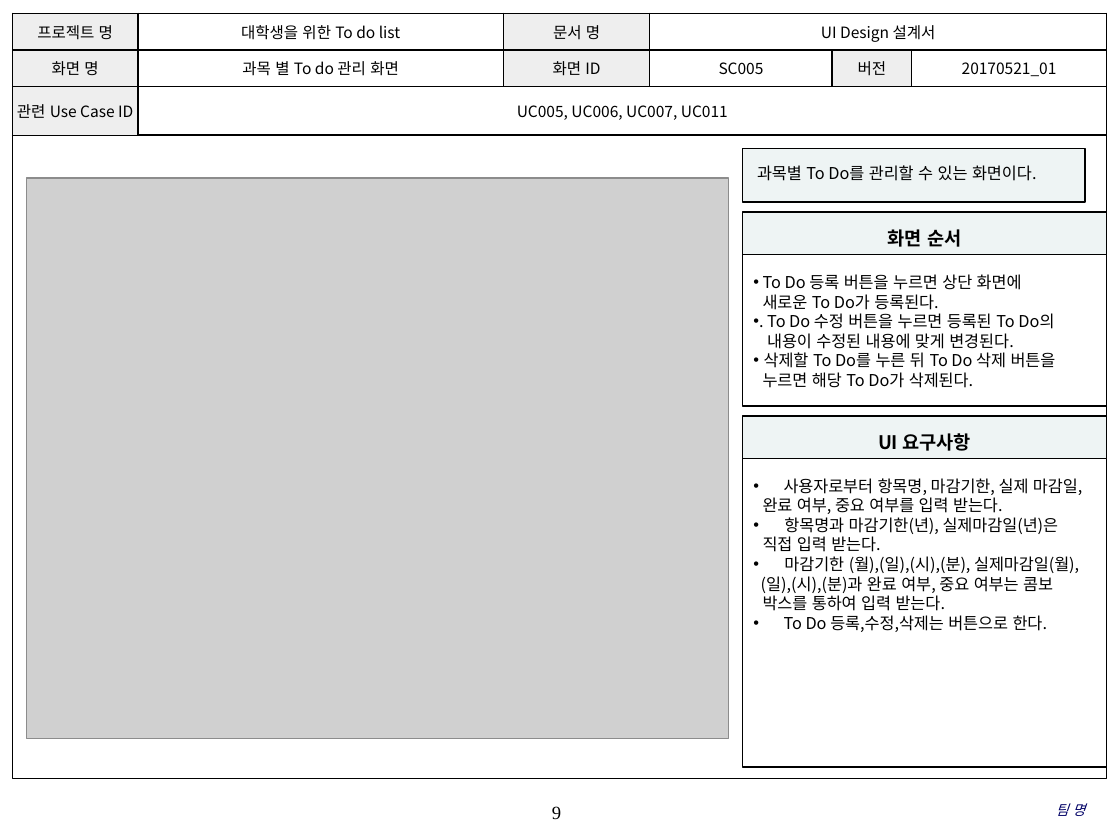
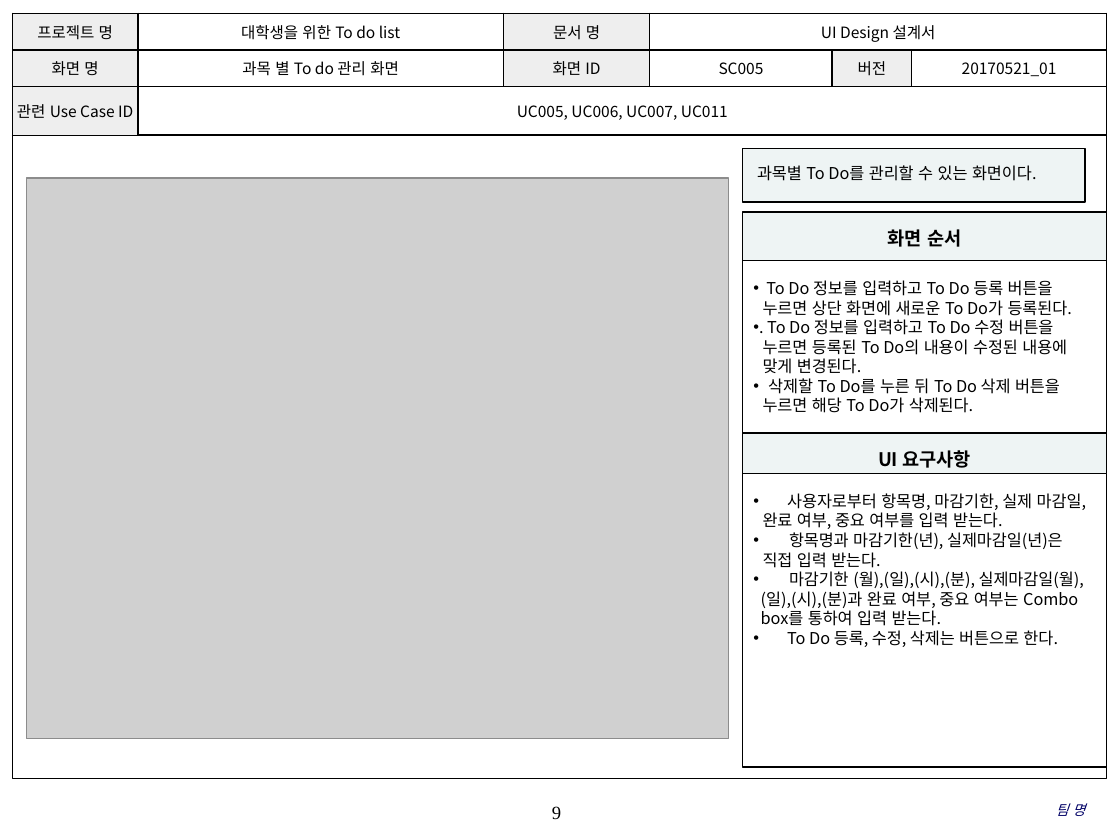
Before and after one commit to SE-admin/SE2017_4_tuna, a slide deck: slide 9 of doc/3_ 설계서/UI Design 설계서.pptx. Drawn at 1120x840 pixels with LibreOffice and Linux fonts; fonts in the diff are those of the drawing; grey boxes stand for pictures; background and template pictures are left out. Boxes give left, top, right and bottom in pixels: in the first picture for what was removed or moved away, otherwise in the second. Text is boxed around its words. In the diff, an @@ line names an element or a change of style, - is before the commit and + after.

Commit message:
doc/3_ 설계서/UI Design 설계서.pptx UI Design 설계서_4_tuna_김태현_20170521_02 설계서 검토 및 수정, 에러 화면 UI Design 추가

```diff
--- a/doc/3_ 설계서/UI Design 설계서.pptx
+++ b/doc/3_ 설계서/UI Design 설계서.pptx
@@ rectangle "화면 순서": place and size @@
-rectangle "화면 순서" at bbox=[743, 212, 1107, 254]
+rectangle "화면 순서" at bbox=[743, 212, 1107, 260]
@@ rectangle "To Do 정보를 입력하고 To ...": place and size @@
-rectangle "To Do 정보를 입력하고 To ..." at bbox=[743, 254, 1107, 405]
+rectangle "To Do 정보를 입력하고 To ..." at bbox=[743, 261, 1107, 433]
@@ text in rectangle at bbox=[763, 280, 1072, 374]: text changed @@
-• To Do 등록 버튼을 누르면 상단 화면에
-새로운 To Do가 등록된다.
-• . To Do 수정 버튼을 누르면 등록된 To Do의
-내용이 수정된 내용에 맞게 변경된다.
+• To Do 정보를 입력하고 To Do 등록 버튼을
+누르면 상단 화면에 새로운 To Do가 등록된다.
+• . To Do 정보를 입력하고 To Do 수정 버튼을
+누르면 등록된 To Do의 내용이 수정된 내용에
+맞게 변경된다.
@@ rectangle "UI 요구사항": place and size @@
-rectangle "UI 요구사항" at bbox=[743, 416, 1107, 458]
+rectangle "UI 요구사항" at bbox=[743, 433, 1107, 474]
@@ rectangle "사용자로부터 항목명, 마감기한, 실제 마감일,": place and size @@
-rectangle "사용자로부터 항목명, 마감기한, 실제 마감일," at bbox=[743, 458, 1107, 767]
+rectangle "사용자로부터 항목명, 마감기한, 실제 마감일," at bbox=[743, 474, 1107, 767]
@@ text in rectangle at bbox=[761, 591, 1078, 647]: text changed @@
-(일),(시),(분)과 완료 여부, 중요 여부는 콤보
-박스를 통하여 입력 받는다.
-• To Do 등록,수정,삭제는 버튼으로 한다.
+(일),(시),(분)과 완료 여부, 중요 여부는 Combo
+box를 통하여 입력 받는다.
+• To Do 등록, 수정, 삭제는 버튼으로 한다.
```
Also in this commit, not shown: 6 other slides changed, 2 slides added.
